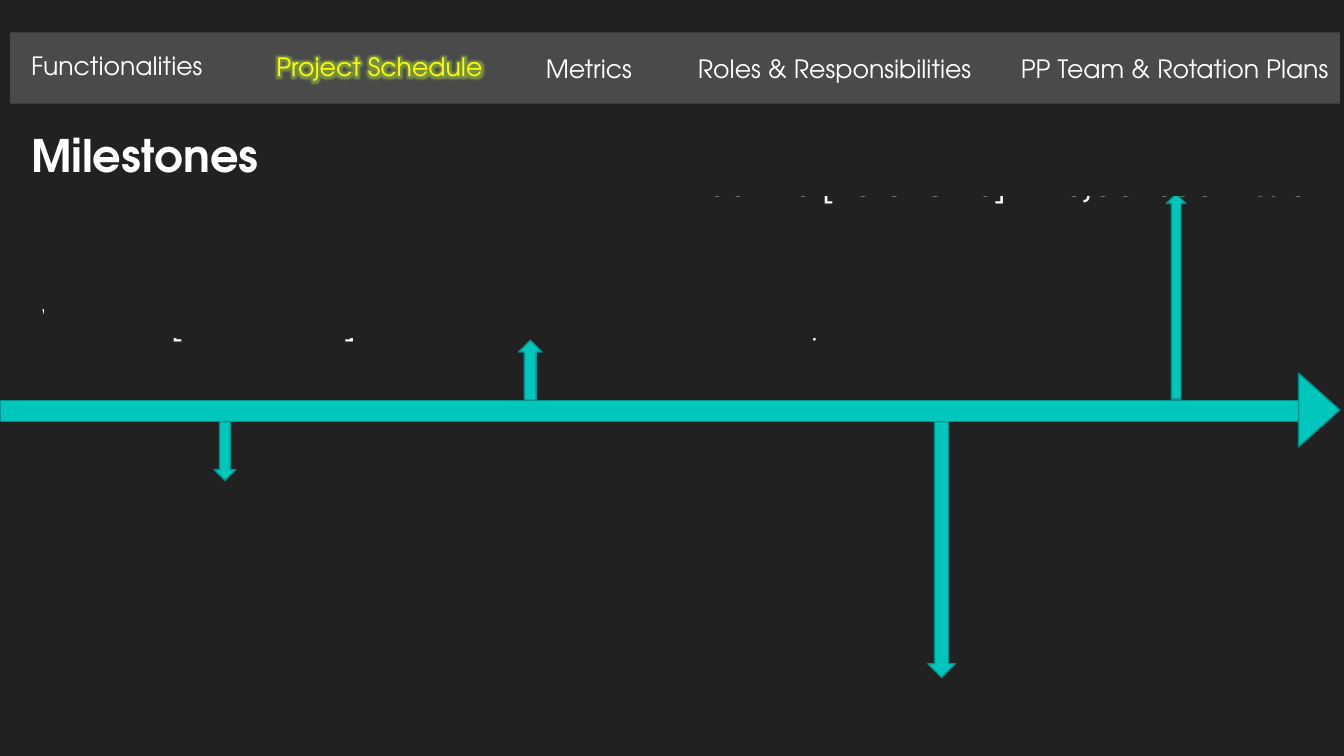
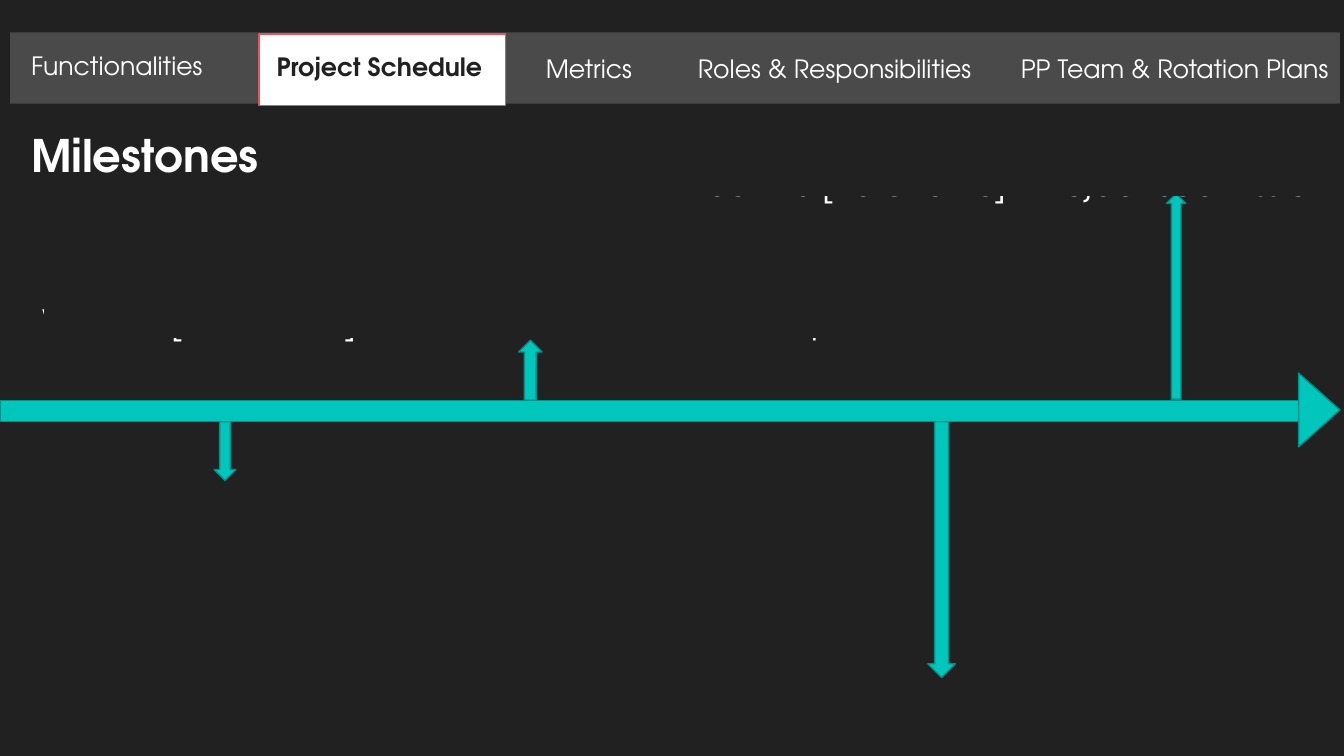
Before and after one commit to jerots/SMUAnalytics, a slide deck: slide 6 of presentations/pmReview.pptx. Drawn at 1344x756 pixels with LibreOffice and Linux fonts; fonts in the diff are those of the drawing. Boxes give left, top, right and bottom in pixels: in the first picture for what was removed or moved away, otherwise in the second. Text is boxed around its words. In the diff, an @@ line names an element or a change of style, - is before the commit and + after.

Commit message:
Updated PM Review slide(design) based on team's feedback

```diff
--- a/presentations/pmReview.pptx
+++ b/presentations/pmReview.pptx
@@ text "Project Schedule" at box(277, 56, 482, 81): text colour #FFFF00 to #212121, bold on @@
@@ rectangle added at box(259, 34, 506, 106), fill #FFFFFF, outline #ED515C 1 pt @@
```
Also in this commit, not shown: 16 other slides changed, 1 slide added, 1 slide removed.
